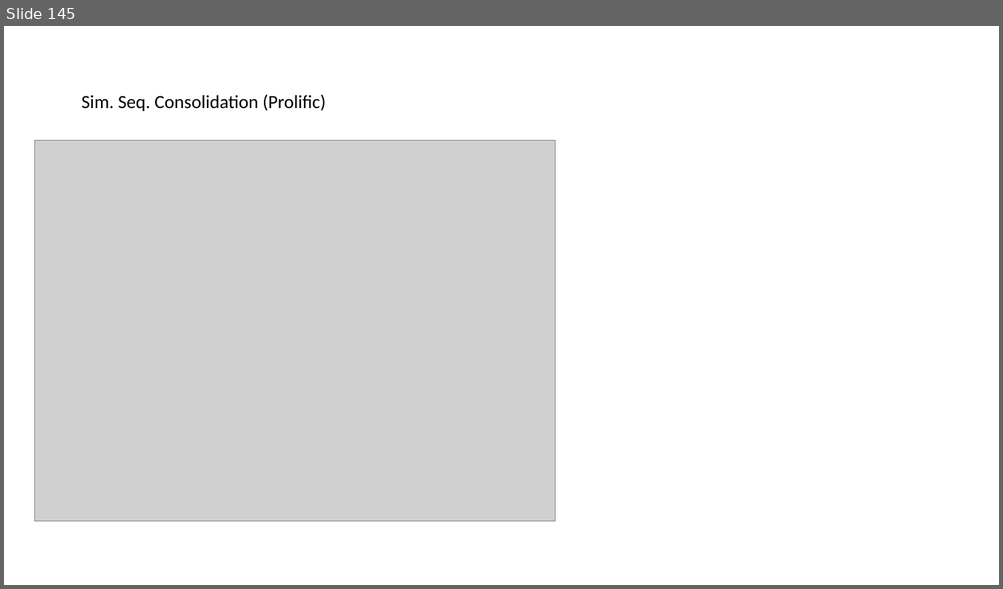
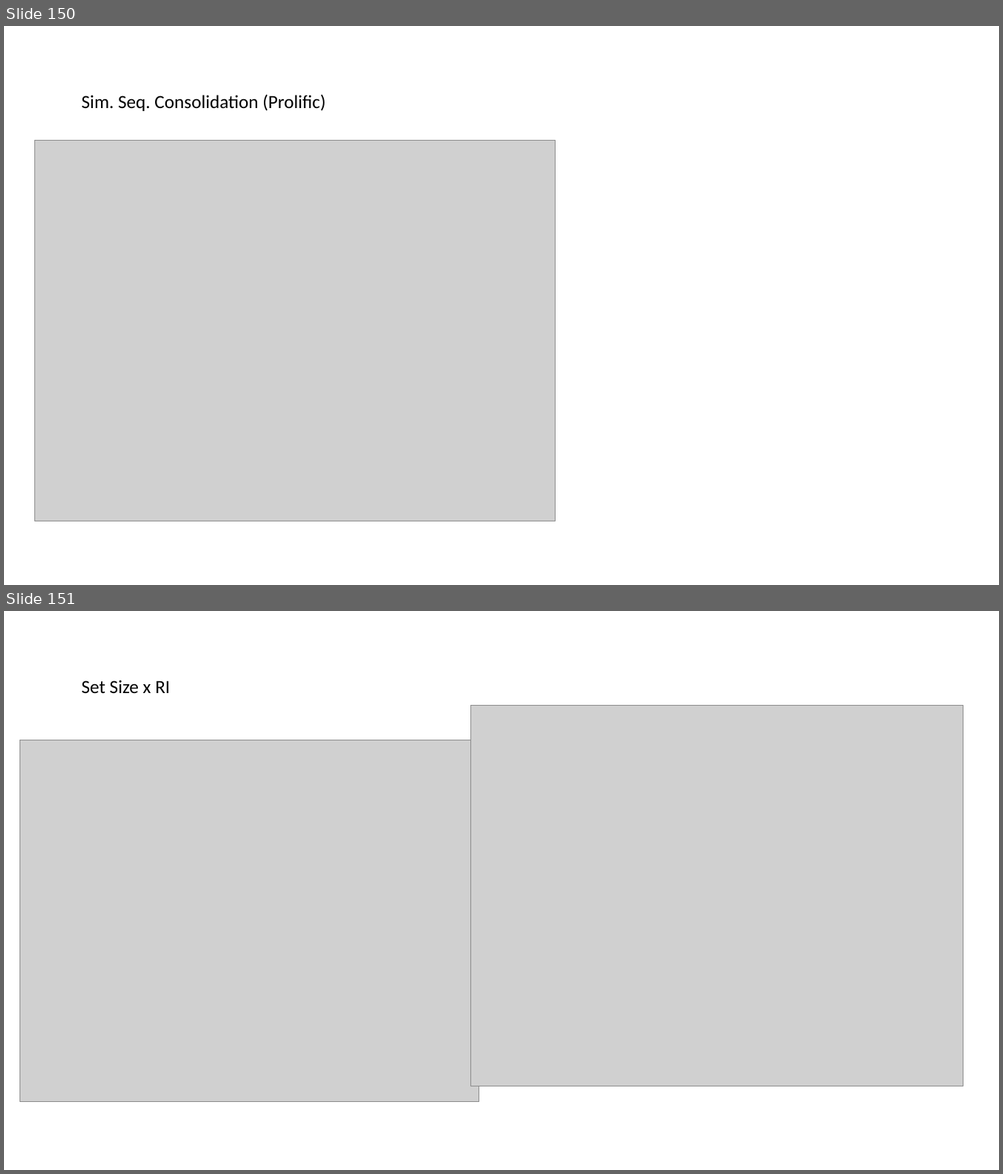
Before and after one commit to oberauer/IM.Simulation, a slide deck: IMSim.Mediated.Results.pptx. Shown one above the other, each under a label of ours: slide 145 before the commit, slides 150 and 151 after it. The pictures are 1003x589 and 1003x1174 pixels, drawn with LibreOffice and Linux fonts; fonts in the diff are those of the drawing; grey boxes stand for pictures. Boxes give left, top, right and bottom in pixels: in the first picture for what was removed or moved away, otherwise in the second. Text is boxed around its words. In the diff, an @@ line names an element or a change of style, - is before the commit and + after.

```diff
--- a/IMSim.Mediated.Results.pptx
+++ b/IMSim.Mediated.Results.pptx
@@ slide 151 added at (x1=4, y1=611, x2=999, y2=1170), background #FFFFFF @@
@@ text added at (x1=82, y1=680, x2=170, y2=693), 18 pt, text #000000 @@
+Set Size x RI
@@ picture added at (x1=471, y1=705, x2=964, y2=1086) @@
@@ picture added at (x1=20, y1=740, x2=478, y2=1102) @@
@@ what was slide 145 is now slide 150 @@
```
Also in this commit, not shown: 6 other slides added, 3 other files.
